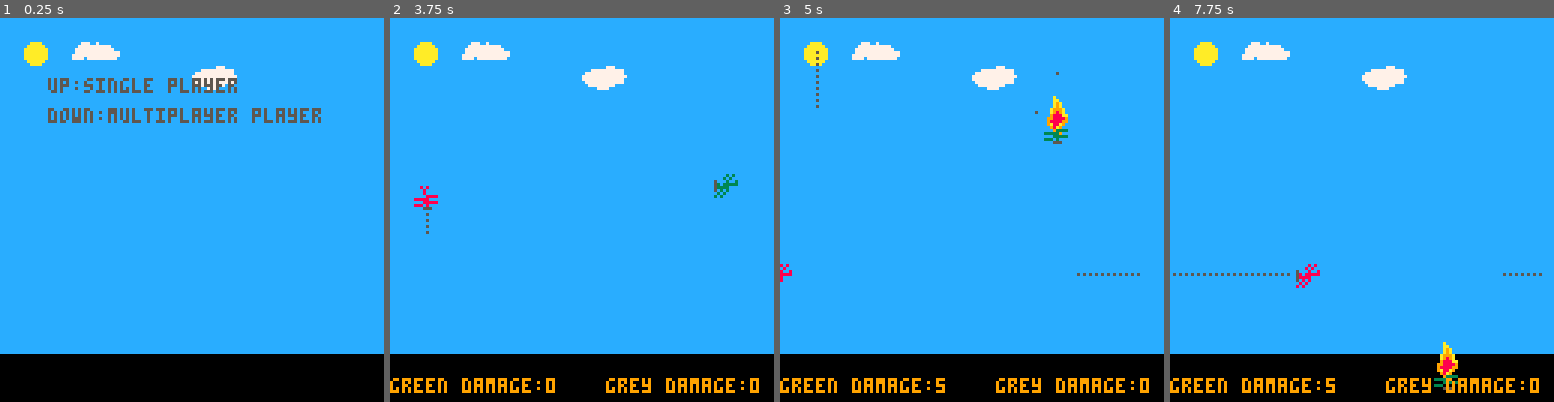
Above: before the commit, frames 1-4 (left to right).
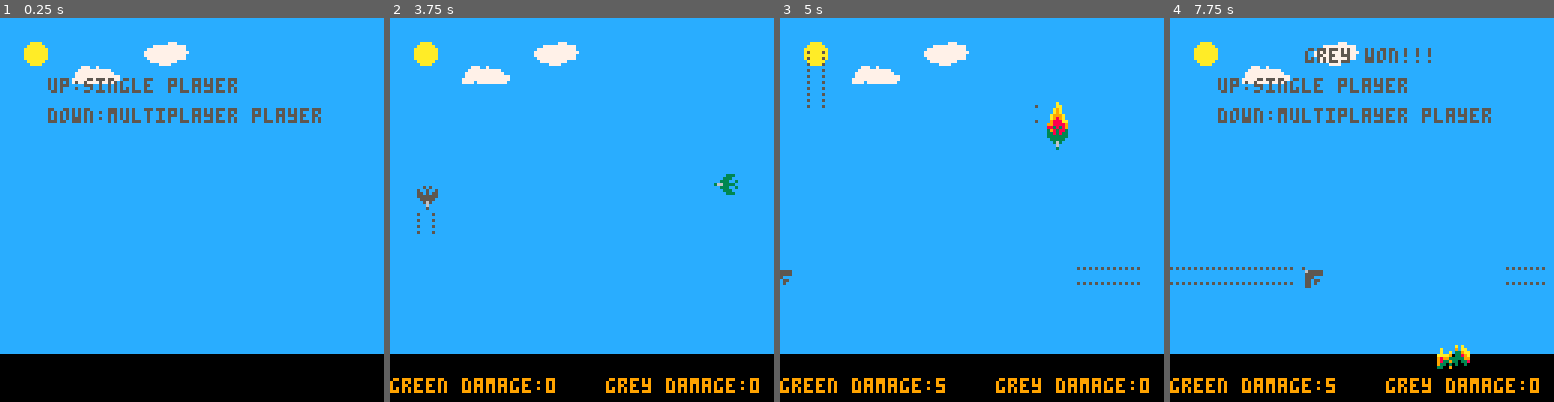
Above: after the commit, the same moments.

Repository: jerrybookbenson/pico8-games
Game: PICO-8 cartridge plane-battle.p8
The game is run twice, just before and just after one commit, with the same random seed, the same clock (stepped at 60 frames per second) and the same inputs.
Inputs:
- Up to frame 1 (0.25 s): no input
- Up to frame 2 (3.75 s): tap O (Z key) at 0.33, 0.7, 1.43, 2.22, 3.1 s; tap X (X key) at 1.07, 2.07, 2.4, 2.73, 3.07, 3.4, 3.73 s; hold Left 1.97-2.37 s; hold Right 2.87-3.53 s; hold Up from 3.58 s (still down)
- Up to frame 3 (5 s): tap O (Z key) at 3.98, 4.87 s; tap X (X key) at 4.07, 4.4, 4.73 s; release Up at 4.08 s; hold Right 4.13-4.53 s
- Up to frame 4 (7.75 s): tap X (X key) every 0.33 s from 5.07 to 7.73 s; hold Left 5.13-5.8 s; tap O (Z key) at 5.75, 6.63, 7.52 s; hold Up 5.85-6.18 s; hold Left 6.23-6.63 s; hold Right from 7.13 s (still down)

The runs differ from the first frame. In frame 1, 1.7% of the frame differs, in the area x 18-62%, y 6-19%; in frame 2, 2.3%; in frame 3, 2.8%; in frame 4, 5.5%, in the area x 0-98%, y 6-97%.

Commit message:
organized sprites

Diff:
--- a/plane-battle.p8
+++ b/plane-battle.p8
@@ -11,13 +11,14 @@
 
 
 function setup()
+  speed = .125
+  other_speed = .0625
 
   pause = false
   is_crashing = false
-  is_ww1 = true
-  is_ww2 = false
+  war = "ww3"
   --player direction spr
-  if (is_ww1) then
+  if (war == "ww1") then
     pl1_n = 163
     pl1_ne = 179
     pl1_e = 130
@@ -27,8 +28,6 @@
     pl1_w = 131
     pl1_nw = 147
     pl1_flame_spr = 132
-    pl1_rubble_spr1 = 133
-    pl1_rubble_spr2 = 135
 
     pl2_n = 161
     pl2_ne = 177
@@ -39,8 +38,60 @@
     pl2_w = 129
     pl2_nw = 145
     pl2_flame_spr = 148
-    pl2_rubble_spr1 = 149
-    pl2_rubble_spr2 = 151
+
+    --player spr when hit
+    pl1_n_h = 175
+    pl1_ne_h = 191
+    pl1_e_h = 142
+    pl1_se_h = 158
+    pl1_s_h = 174
+    pl1_sw_h = 190
+    pl1_w_h = 143
+    pl1_nw_h = 159
+
+    pl2_n_h = 173
+    pl2_ne_h = 189
+    pl2_e_h = 140
+    pl2_se_h = 156
+    pl2_s_h = 172
+    pl2_sw_h = 188
+    pl2_w_h = 141
+    pl2_nw_h = 157
+
+    zepplin_left_spr = 166
+    zepplin_middle_spr = 167
+    zepplin_right_spr = 168
+
+    balloon_nw_spr = 137
+    balloon_ne_spr = 138
+    balloon_sw_spr = 153
+    balloon_se_spr = 154
+
+    bullet_spr_horiz = 164
+    bullet_spr_vert = 164
+
+    bomb_spr = 183
+  elseif (war == "ww2") then
+    pl1_n = 87
+    pl1_ne = 74
+    pl1_e = 71
+    pl1_se = 106
+    pl1_s = 119
+    pl1_sw = 122
+    pl1_w = 103
+    pl1_nw = 90
+    pl1_flame_spr = 94
+
+
+    pl2_n = 104
+    pl2_ne = 73
+    pl2_e = 88
+    pl2_se = 105
+    pl2_s = 72
+    pl2_sw = 121
+    pl2_w = 120
+    pl2_nw = 89
+    pl2_flame_spr = 93
 
     --player spr when hit
     pl1_n_h = 80
@@ -61,73 +112,66 @@
     pl2_w_h = 113
     pl2_nw_h = 82
 
-    zepplin_left_spr = 166
-    zepplin_middle_spr = 167
-    zepplin_right_spr = 168
-
-    balloon_nw_spr = 137
-    balloon_ne_spr = 138
-    balloon_sw_spr = 153
-    balloon_se_spr = 154
-
-    bullet_spr_horiz = 164
-    bullet_spr_vert = 164
-  elseif (is_ww2) then
-    pl1_n = 87
-    pl1_ne = 74
-    pl1_e = 71
-    pl1_se = 106
-    pl1_s = 119
-    pl1_sw = 122
-    pl1_w = 103
-    pl1_nw = 90
-    pl1_flame_spr = 94
-    pl1_rubble_spr1 = 75
-    pl1_rubble_spr2 = 91
-
-    pl2_n = 104
-    pl2_ne = 73
-    pl2_e = 88
-    pl2_se = 105
-    pl2_s = 72
-    pl2_sw = 121
-    pl2_w = 120
-    pl2_nw = 89
-    pl2_flame_spr = 93
-    pl2_rubble_spr1 = 107
-    pl2_rubble_spr2 = 123
-
-
-    --player spr when hit
-    pl1_n_h = 80
-    pl1_ne_h = 67
-    pl1_e_h = 64
-    pl1_se_h = 99
-    pl1_s_h = 112
-    pl1_sw_h = 115
-    pl1_w_h = 96
-    pl1_nw_h = 83
-
-    pl2_n_h = 97
-    pl2_ne_h = 66
-    pl2_e_h = 81
-    pl2_se_h = 98
-    pl2_s_h = 65
-    pl2_sw_h = 114
-    pl2_w_h = 113
-    pl2_nw_h = 82
-
     bullet_spr_horiz = 95
     bullet_spr_vert = 111
-  end
-
-  flame_tail_spr1 = 77
-  flame_tail_spr2 = 78
-
-
-
-  mortar_spr = 116
-  bomb_spr = 183
+
+    mortar_spr = 116
+  elseif (war == "ww3") then
+    pl1_n = 227
+    pl1_ne = 243
+    pl1_e = 194
+    pl1_se = 210
+    pl1_s = 226
+    pl1_sw = 242
+    pl1_w = 195
+    pl1_nw = 211
+    pl1_flame_spr = 201
+
+    pl2_n = 225
+    pl2_ne = 241
+    pl2_e = 192
+    pl2_se = 208
+    pl2_s = 224
+    pl2_sw = 240
+    pl2_w = 209
+    pl2_nw = 145
+    pl2_flame_spr = 217
+
+    --player spr when hit
+    pl1_n_h = 231
+    pl1_ne_h = 247
+    pl1_e_h = 198
+    pl1_se_h = 214
+    pl1_s_h = 230
+    pl1_sw_h = 246
+    pl1_w_h = 199
+    pl1_nw_h = 215
+
+    pl2_n_h = 229
+    pl2_ne_h = 245
+    pl2_e_h = 196
+    pl2_se_h = 212
+    pl2_s_h = 228
+    pl2_sw_h = 244
+    pl2_w_h = 197
+    pl2_nw_h = 213
+
+    bullet_spr_horiz = 216
+    bullet_spr_vert = 200
+
+  end
+
+  pl1_rubble_spr1 = 0
+  pl1_rubble_spr2 = 16
+  pl2_rubble_spr1 = 32
+  pl2_rubble_spr2 = 48
+
+  flame_tail_spr1 = 2
+  flame_tail_spr2 = 3
+…(4 lines of a section not shown)…
 
   explosion_spr = 100
   explosion_nw_spr = 68
@@ -149,8 +193,6 @@
 	pl1_original_direction = "left"
 	pl2_original_direction = "left"
 
-  speed = .125
-  other_speed = .0625
   pl1_speed = speed
   pl2_speed = speed
 
@@ -214,12 +256,12 @@
     move_player (pl1, pl1_flame, pl1_flame_spr,pl1_speed)
     move_player (pl2, pl2_flame, pl2_flame_spr,pl2_speed)
     move_bullets ()
-    if(is_ww1) then
+    if(war == "ww1") then
       move_zepplins()
       move_balloons()
       move_bombs()
 
-    elseif (is_ww2) then
+    elseif (war == "ww2") then
       if (flr(rnd(100)) == 1) then
         make_actor(rnd(max_x), max_y + 1, mortar_spr, "n",speed, 0,rnd(max_y))
       end
@@ -247,10 +289,10 @@
 function check_collision(pl, flame_spr, flame)
   for actor in all(actors) do
 		if (actor.spr == bullet_spr_horiz or actor.spr == bullet_spr_vert or actor.spr == mortar_spr or actor.spr == explosion_spr or is_exploding_spr(actor.spr) or actor.spr == bomb_spr) then
-      if (actor.x >  pl.x -.5
-        and actor.x < pl.x +.5
-        and actor.y > pl.y - .5
-        and actor.y <  pl.y +.5) then
+      if (actor.x >  pl.x -.7
+        and actor.x < pl.x +.7
+        and actor.y > pl.y - .7
+        and actor.y <  pl.y +.7) then
         del (actors, actor)
         if (not is_crashing) then
           pl.damage = pl.damage + 1
@@ -1019,31 +1061,31 @@
 0000000000002000000000000000000000000000000000000000000000000000000000000000000000000000000000000000000000000000000000000000000000000000000000000000000000000000000000000000000000000000000000000000000000000100000000000000000000000000000000000000000000000000
 0000000001000000000000000000000000000000010000000000000000000000010101010000000000000000010101010000000000000000000000000000000000000000000000000000000000000080000000000000000000000000000000000000000000000000000000000000000000000000000000000000000000000000
 __map__
-7f7f7f7f7f7f7f7f7f7f7f7f7f7f7f7f00000000000000000000000000000000000000000000000000000000000000000000000000000000000000000000000000000000000000000000000000000000000000000000000000000000000000000000000000000000000000000000000000000000000000000000000000000000
-7f4f7f6d6e7f7f7f7f7f7f7f7f7f7f7f00000000000000000000000000000000000000000000000000000000000000000000000000000000000000000000000000000000000000000000000000000000000000000000000000000000000000000000000000000000000000000000000000000000000000000000000000000000
-7f7f7f7f7f7f7f7f7d7e7f7f7f7f7f7f00000000000000000000000000000000000000000000000000000000000000000000000000000000000000000000000000000000000000000000000000000000000000000000000000000000000000000000000000000000000000000000000000000000000000000000000000000000
-7f7f7f7f7f7f7f7f7f7f7f7f7f7f7f7f00000000000000000000000000000000000000000000000000000000000000000000000000000000000000000000000000000000000000000000000000000000000000000000000000000000000000000000000000000000000000000000000000000000000000000000000000000000
-7f7f7f7f7f7f7f7f7f7f7f7f7f7f7f7f00000000000000000000000000000000000000000000000000000000000000000000000000000000000000000000000000000000000000000000000000000000000000000000000000000000000000000000000000000000000000000000000000000000000000000000000000000000
-7f7f7f7f7f7f7f7f7f7f7f7f7f7f7f7f00000000000000000000000000000000000000000000000000000000000000000000000000000000000000000000000000000000000000000000000000000000000000000000000000000000000000000000000000000000000000000000000000000000000000000000000000000000
-7f7f7f7f7f7f7f7f7f7f7f7f7f7f7f7f00000000000000000000000000000000000000000000000000000000000000000000000000000000000000000000000000000000000000000000000000000000000000000000000000000000000000000000000000000000000000000000000000000000000000000000000000000000
-7f7f7f7f7f7f7f7f7f7f7f7f7f7f7f7f00000000000000000000000000000000000000000000000000000000000000000000000000000000000000000000000000000000000000000000000000000000000000000000000000000000000000000000000000000000000000000000000000000000000000000000000000000000
-7f7f7f7f7f7f7f7f7f7f7f7f7f7f7f7f00000000000000000000000000000000000000000000000000000000000000000000000000000000000000000000000000000000000000000000000000000000000000000000000000000000000000000000000000000000000000000000000000000000000000000000000000000000
-7f7f7f7f7f7f7f7f7f7f7f7f7f7f7f7f00000000000000000000000000000000000000000000000000000000000000000000000000000000000000000000000000000000000000000000000000000000000000000000000000000000000000000000000000000000000000000000000000000000000000000000000000000000
-7f7f7f7f7f7f7f7f7f7f7f7f7f7f7f7f00000000000000000000000000000000000000000000000000000000000000000000000000000000000000000000000000000000000000000000000000000000000000000000000000000000000000000000000000000000000000000000000000000000000000000000000000000000
-7f7f7f7f7f7f7f7f7f7f7f7f7f7f7f7f00000000000000000000000000000000000000000000000000000000000000000000000000000000000000000000000000000000000000000000000000000000000000000000000000000000000000000000000000000000000000000000000000000000000000000000000000000000
-7f7f7f7f7f7f7f7f7f7f7f7f7f7f7f7f00000000000000000000000000000000000000000000000000000000000000000000000000000000000000000000000000000000000000000000000000000000000000000000000000000000000000000000000000000000000000000000000000000000000000000000000000000000
-7f7f7f7f7f7f7f7f7f7f7f7f7f7f7f7f00000000000000000000000000000000000000000000000000000000000000000000000000000000000000000000000000000000000000000000000000000000000000000000000000000000000000000000000000000000000000000000000000000000000000000000000000000000
-…(14 lines of a section not shown)…
+1313131313131313131313131313131300000000000000000000000000000000000000000000000000000000000000000000000000000000000000000000000000000000000000000000000000000000000000000000000000000000000000000000000000000000000000000000000000000000000000000000000000000000
+1312131313133233131313131313131300000000000000000000000000000000000000000000000000000000000000000000000000000000000000000000000000000000000000000000000000000000000000000000000000000000000000000000000000000000000000000000000000000000000000000000000000000000
+1313132223131313131313131313131300000000000000000000000000000000000000000000000000000000000000000000000000000000000000000000000000000000000000000000000000000000000000000000000000000000000000000000000000000000000000000000000000000000000000000000000000000000
+1313131313131313131313131313131300000000000000000000000000000000000000000000000000000000000000000000000000000000000000000000000000000000000000000000000000000000000000000000000000000000000000000000000000000000000000000000000000000000000000000000000000000000
+1313131313131313131313131313131300000000000000000000000000000000000000000000000000000000000000000000000000000000000000000000000000000000000000000000000000000000000000000000000000000000000000000000000000000000000000000000000000000000000000000000000000000000
+1313131313131313131313131313131300000000000000000000000000000000000000000000000000000000000000000000000000000000000000000000000000000000000000000000000000000000000000000000000000000000000000000000000000000000000000000000000000000000000000000000000000000000
+1313131313131313131313131313131300000000000000000000000000000000000000000000000000000000000000000000000000000000000000000000000000000000000000000000000000000000000000000000000000000000000000000000000000000000000000000000000000000000000000000000000000000000
+1313131313131313131313131313131300000000000000000000000000000000000000000000000000000000000000000000000000000000000000000000000000000000000000000000000000000000000000000000000000000000000000000000000000000000000000000000000000000000000000000000000000000000
+1313131313131313131313131313131300000000000000000000000000000000000000000000000000000000000000000000000000000000000000000000000000000000000000000000000000000000000000000000000000000000000000000000000000000000000000000000000000000000000000000000000000000000
+1313131313131313131313131313131300000000000000000000000000000000000000000000000000000000000000000000000000000000000000000000000000000000000000000000000000000000000000000000000000000000000000000000000000000000000000000000000000000000000000000000000000000000
+1313131313131313131313131313131300000000000000000000000000000000000000000000000000000000000000000000000000000000000000000000000000000000000000000000000000000000000000000000000000000000000000000000000000000000000000000000000000000000000000000000000000000000
+1313131313131313131313131313131300000000000000000000000000000000000000000000000000000000000000000000000000000000000000000000000000000000000000000000000000000000000000000000000000000000000000000000000000000000000000000000000000000000000000000000000000000000
+1313131313131313131313131313131300000000000000000000000000000000000000000000000000000000000000000000000000000000000000000000000000000000000000000000000000000000000000000000000000000000000000000000000000000000000000000000000000000000000000000000000000000000
+1313131313131313131313131313131300000000000000000000000000000000000000000000000000000000000000000000000000000000000000000000000000000000000000000000000000000000000000000000000000000000000000000000000000000000000000000000000000000000000000000000000000000000
+…(14 lines of a section not shown)…
Not shown, changed: 118 lines of the sprite sheet (__gfx__) section of plane-battle.p8
